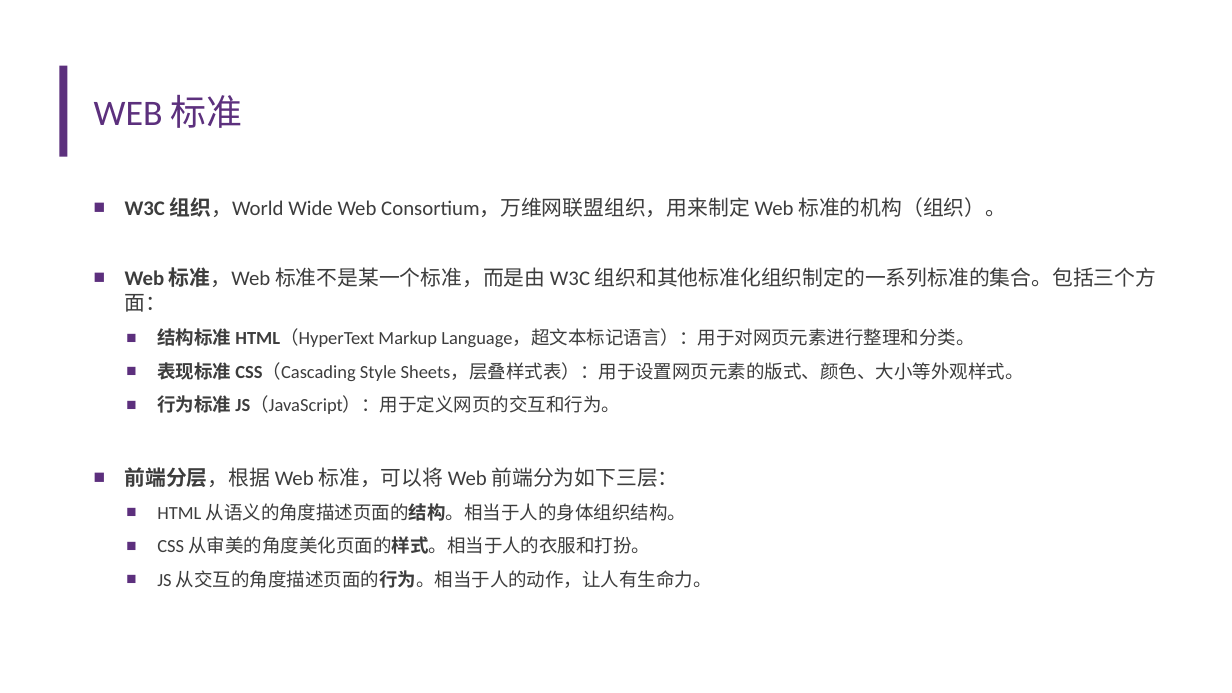
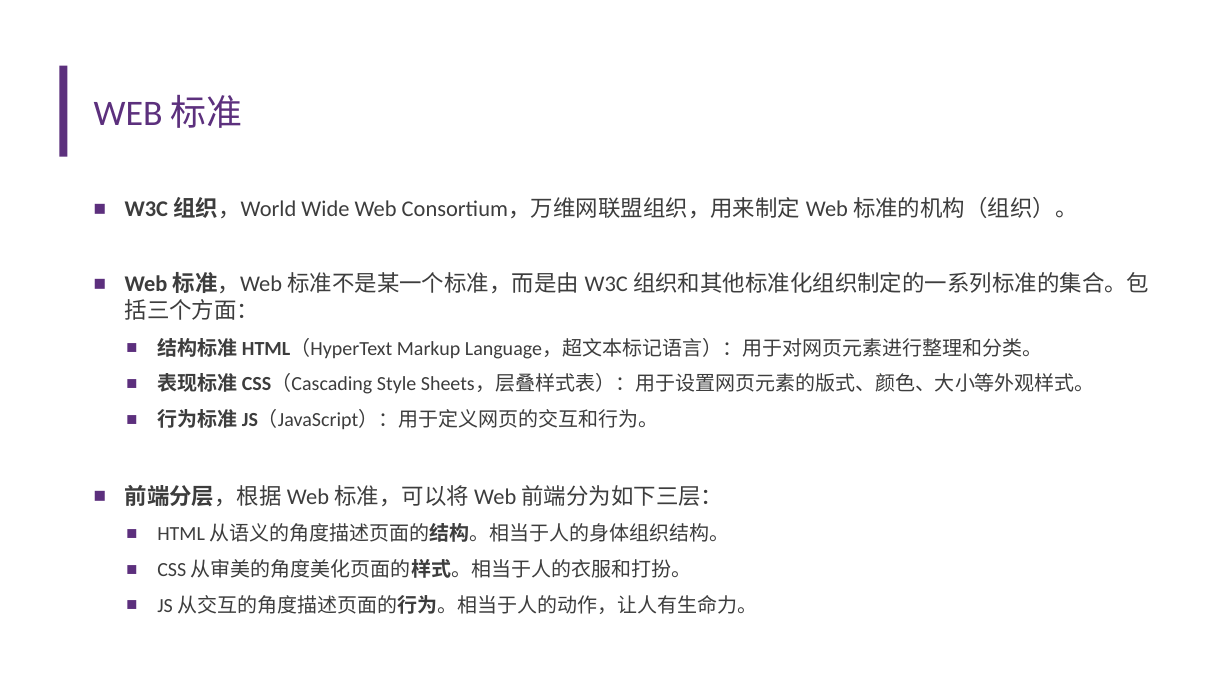
Before and after one commit to Aiemu/fe-intro, a slide deck: slide 5 of 前端.pptx. Drawn at 1232x693 pixels with LibreOffice and Linux fonts; fonts in the diff are those of the drawing; background and template pictures are left out. Boxes give left, top, right and bottom in pixels: in the first picture for what was removed or moved away, otherwise in the second. Text is boxed around its words. In the diff, an @@ line names an element or a change of style, - is before the commit and + after.

```diff
--- a/前端.pptx
+++ b/前端.pptx
@@ text "W3C 组织，World Wide Web Consortium，万维网联盟组织，用来制定 ..." at (125, 197, 1149, 614): size 16.2 to 17.6 pt in "W3C 组织，World Wide Web Consortium，万维网联盟组织，用来制定 Web 标准的机构（组织）。", "Web 标准，Web 标准不是某一个标准，而是由 W3C 组织和其他标准化组织制定的一系列标准的集合。包括三个方面：", "前端分层，根据 Web 标准，可以将 Web 前端分为如下三层："; size 14.4 to 15.6 pt in "结构标准 HTML（HyperText Markup Language，超文本标记语言）：用于对网页元素进行整理和分类。", "表现标准 CSS（Cascading Style Sheets，层叠样式表）：用于设置网页元素的版式、颜色、大小等外观样 ...", "行为标准 JS（JavaScript）：用于定义网页的交互和行为。", "HTML 从语义的角度描述页面的结构。相当于人的身体组织结构。" and 2 more places @@
```
Also in this commit, not shown: 10 other slides changed, 1 slide added, 9 other files.
